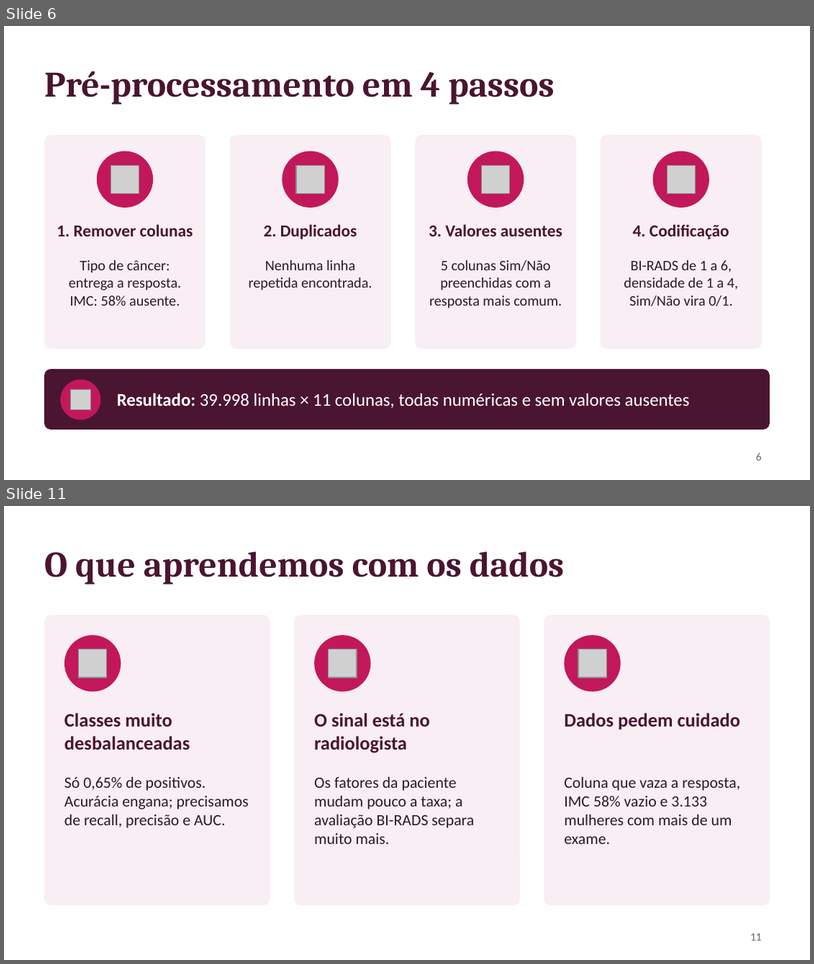
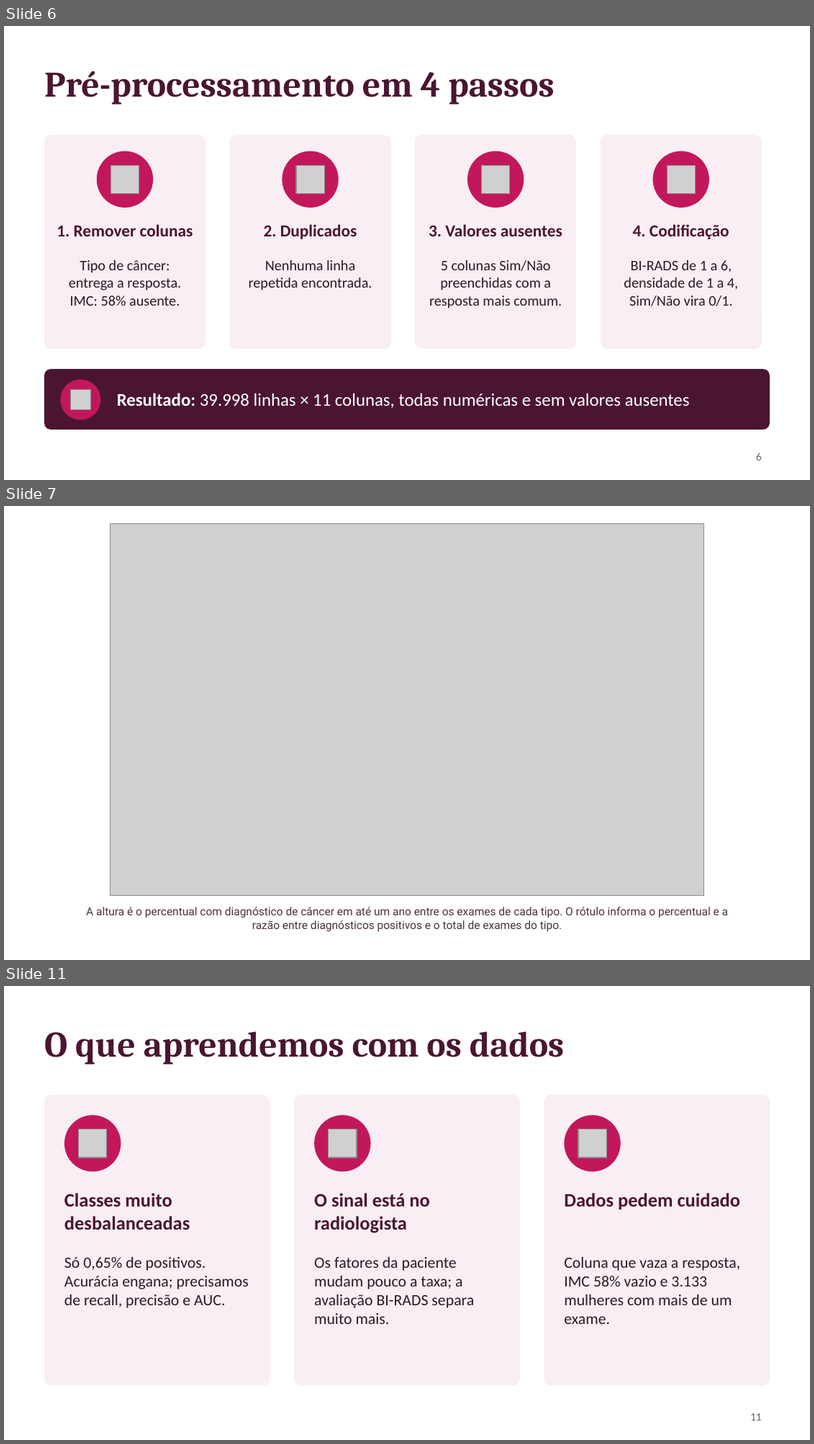
Before and after one commit to arthurMalveste/Breast-Cancer-Analysis-and-Classification, a slide deck: apresentacao/Apresentacao_Cancer_de_Mama.pptx. Shown one above the other, each under a label of ours: slides 6 and 11 before the commit, slides 6, 7 and 11 after it; the slides between them are not shown. The pictures are 814x964 and 814x1444 pixels, drawn with LibreOffice and Linux fonts; fonts in the diff are those of the drawing; grey boxes stand for pictures. Boxes give left, top, right and bottom in pixels: in the first picture for what was removed or moved away, otherwise in the second. Text is boxed around its words. In the diff, an @@ line names an element or a change of style, - is before the commit and + after.

```diff
--- a/apresentacao/Apresentacao_Cancer_de_Mama.pptx
+++ b/apresentacao/Apresentacao_Cancer_de_Mama.pptx
@@ slide 7 added at <box>4,506,810,960</box>, background #FFFFFF @@
@@ picture added at <box>110,524,704,896</box> @@
@@ text added at <box>86,906,728,932</box>, 10 pt, text #4C3040 @@
+A altura é o percentual com diagnóstico de câncer em até um ano entre os exames de cada tipo. O rótulo informa o percentual e a razão entre diagnósticos positivos e o total de exames do tipo.
```
Also in this commit, not shown: 3 slides changed, 1 other slide added, 2 slides removed, 8 other files.
